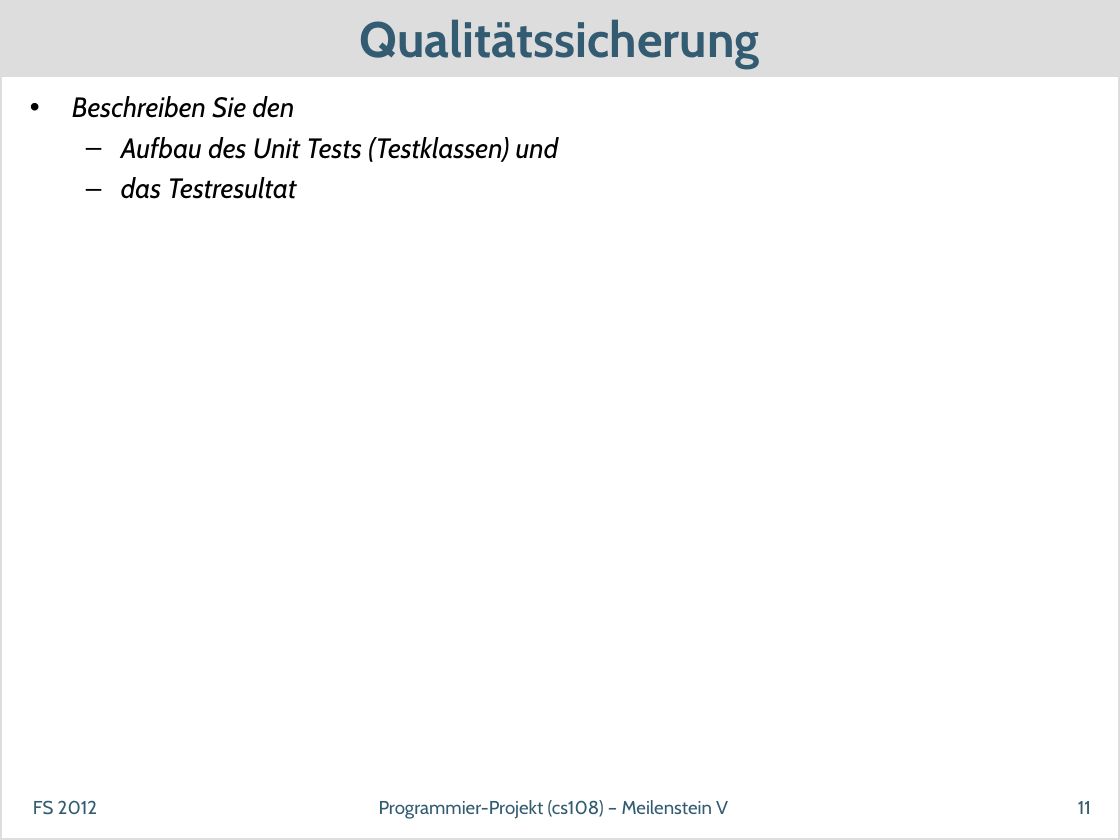
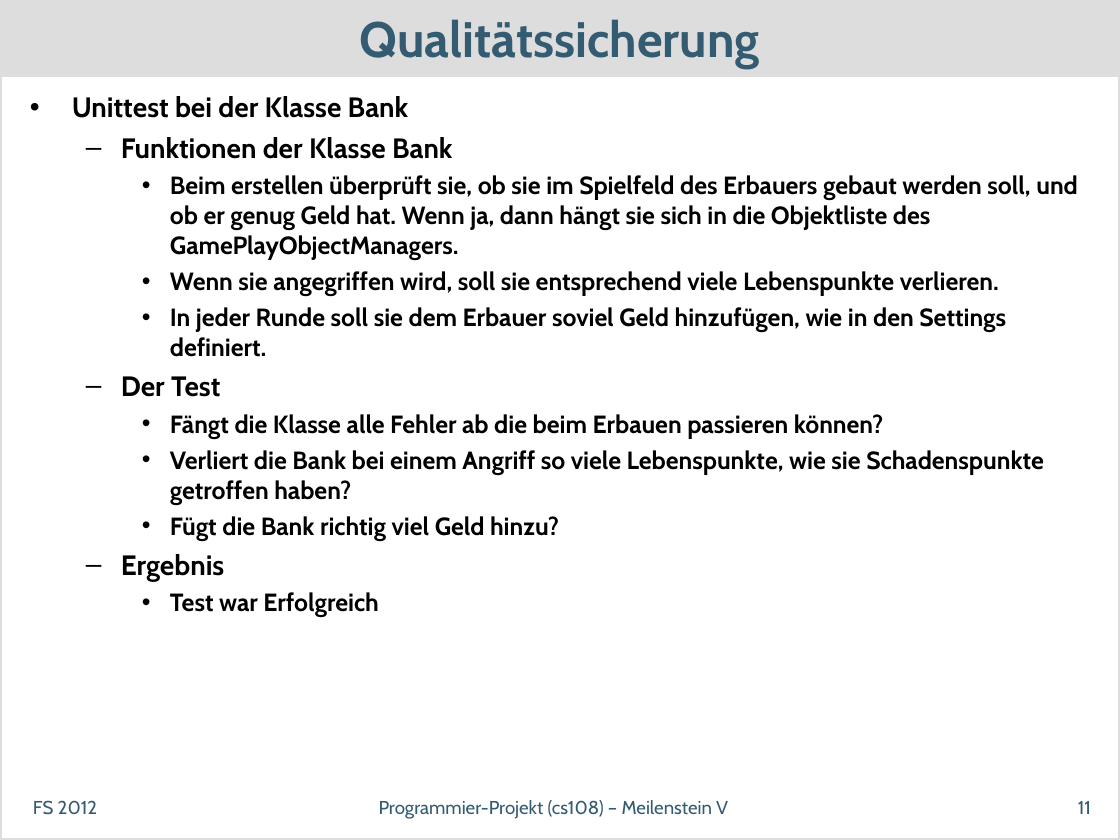
Before and after one commit to dihydrogenmonoxide/CS108, a slide deck: slide 11 of presentations/milestone_5/SwissDefcon_MS5.odp. Drawn at 1120x840 pixels with LibreOffice and Linux fonts; fonts in the diff are those of the drawing. Boxes give left, top, right and bottom in pixels: in the first picture for what was removed or moved away, otherwise in the second. Text is boxed around its words. In the diff, an @@ line names an element or a change of style, - is before the commit and + after.

Commit message:
Added the Unittest to the Presentation

```diff
--- a/presentations/milestone_5/SwissDefcon_MS5.odp
+++ b/presentations/milestone_5/SwissDefcon_MS5.odp
@@ text at [72,96,1078,617]: text changed; size 18 to 16 pt; bold on; italic off @@
-• Beschreiben Sie den
-  – Aufbau des Unit Tests (Testklassen) und
-  – das Testresultat
+• Unittest bei der Klasse Bank
+  – Funktionen der Klasse Bank
+    • Beim erstellen überprüft sie, ob sie im Spielfeld des Erbauers gebaut werden soll, und ob er genug Geld hat. Wenn ja, dann hängt sie sich in die Objektliste des GamePlayObjectManagers.
+    • Wenn sie angegriffen wird, soll sie entsprechend viele Lebenspunkte verlieren.
+    • In jeder Runde soll sie dem Erbauer soviel Geld hinzufügen, wie in den Settings definiert.
+  – Der Test
+    • Fängt die Klasse alle Fehler ab die beim Erbauen passieren können?
+    • Verliert die Bank bei einem Angriff so viele Lebenspunkte, wie sie Schadenspunkte getroffen haben?
+    • Fügt die Bank richtig viel Geld hinzu?
+  – Ergebnis
+    • Test war Erfolgreich
```
